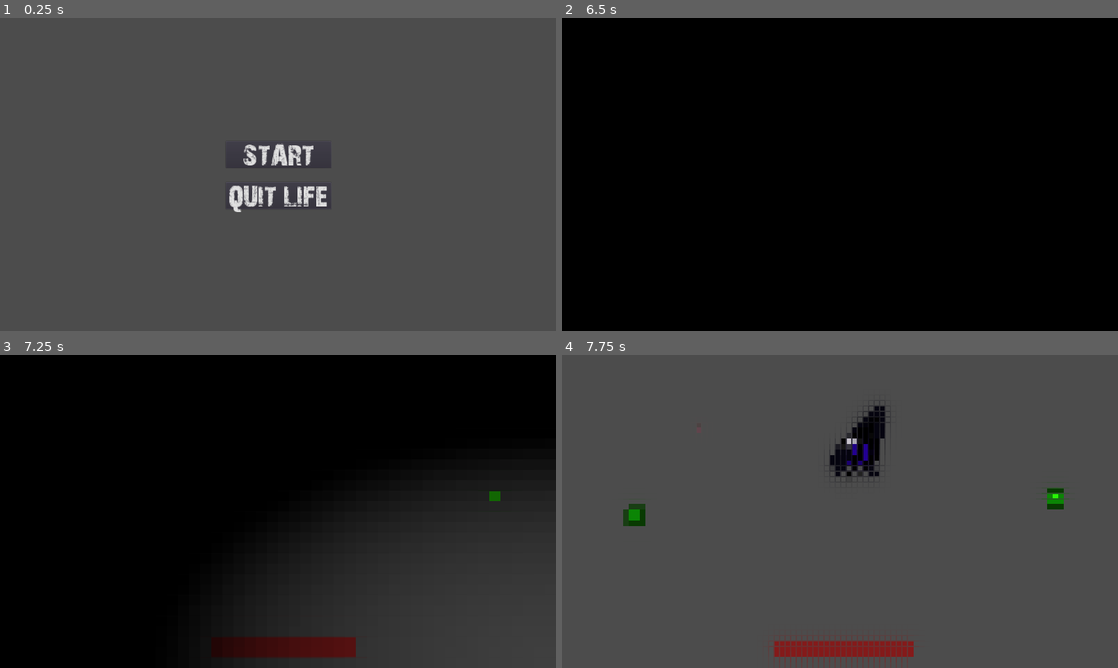
Above: before the commit, frames 1-4 (two rows, left to right).
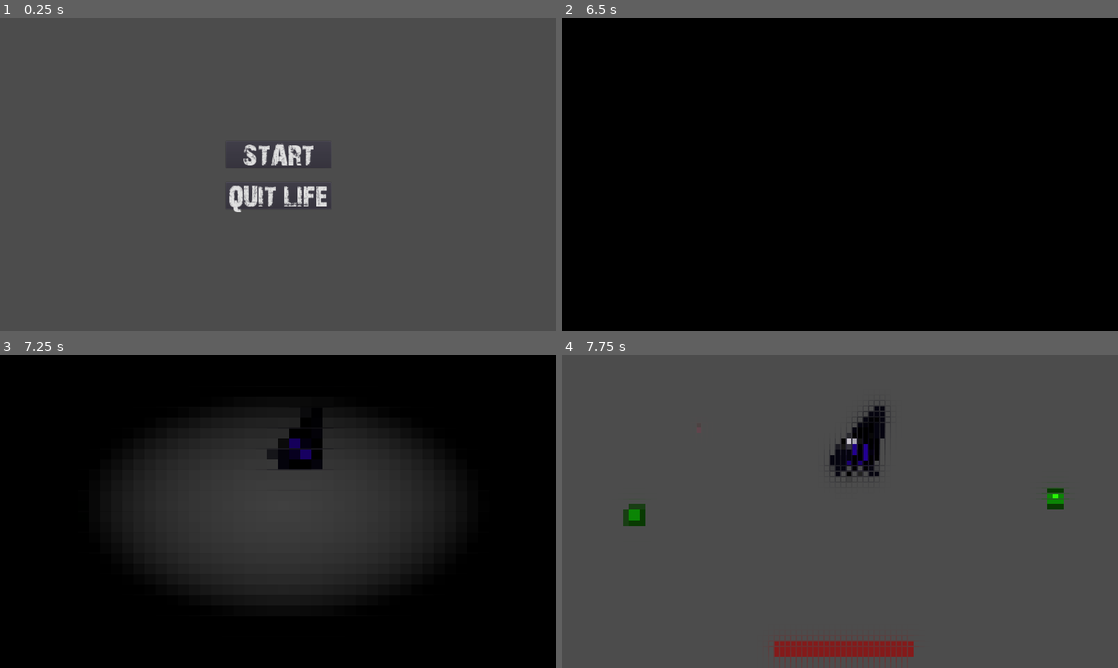
Above: after the commit, the same moments.

Repository: LadyVolk/The-Modern-Triad
Game: Godot game, scene res://Infra/Menu.tscn
Same seed, same stepped clock (60 frames per second), same inputs: the game is played once before the commit and once after it. The engine's default icon, where the game draws it, is replaced by a stand-in: a white triangle on a blue panel in a dark square. Sound files missing from this copy of the repository are replaced by a short silence.
Inputs (mouse positions are in pixels of both pictures, inside the frame that each line leads up to):
- Up to frame 1 (0.25 s): no input
- Up to frame 2 (6.5 s): click "START" at 0.5 s; move the mouse to (962, 158) at 1.27 s; hold D (player_right) 1.28-2.03 s; hold Right mouse button (melee_attack) 1.28-2.03 s; move the mouse to (728, 190) at 2.02 s; hold S (player_down) 2.03-2.78 s; tap Space (player_dash) at 2.1 s; move the mouse to (895, 105) at 2.77 s; press the mouse at (895, 105) at 2.78 s; hold D (player_right) 2.78-3.53 s; move the mouse to (812, 237) at 3.52 s; release the mouse at (812, 237) at 3.53 s; hold W (player_up) 3.53-4.28 s; right-click (812, 237) at 3.6 s; move the mouse to (1006, 221) at 4.27 s; hold Space (player_dash) 4.28-5.03 s; hold A (player_left) 4.28-5.78 s; move the mouse to (673, 127) at 5.02 s; click (673, 127) at 5.1 s; move the mouse to (867, 174) at 5.77 s; hold S (player_down) from 5.78 s (still down); hold Right mouse button (melee_attack) from 5.78 s (still down)
- Up to frame 3 (7.25 s): tap Enter at 6.5 s; move the mouse to (194, 433) at 6.52 s; release S (player_down) at 6.53 s; release Right mouse button (melee_attack) at 6.53 s; hold D (player_right) from 6.53 s (still down); tap Space (player_dash) at 6.6 s
- Up to frame 4 (7.75 s): move the mouse to (962, 495) at 7.27 s; release D (player_right) at 7.28 s; press the mouse at (962, 495) at 7.28 s; hold W (player_up) from 7.28 s (still down)

Frames 1-2 are identical in both runs. In frame 3, 40% of the frame differs, in the area x 22-100%, y 20-100%; in frame 4, nothing differs.

Commit message:
finished transition for depression

Diff:
--- a/game/Bosses/Depression/Level.tscn
+++ b/game/Bosses/Depression/Level.tscn
@@ -31,13 +31,12 @@
 
 }"
 
-[sub_resource type="ShaderMaterial" id=5]
-shader = SubResource( 6 )
-shader_param/amount = null
+[sub_resource type="ShaderMaterial" id=4]
+shader = SubResource( 3 )
+shader_param/amount = 1.0
 shader_param/noise_texture = ExtResource( 7 )
 
-[sub_resource type="Animation" id=3]
-resource_name = "PixelEffect"
+[sub_resource type="Animation" id=5]
 tracks/0/type = "value"
 tracks/0/path = NodePath(".:material:shader_param/rangex")
 tracks/0/interp = 1
@@ -156,9 +155,7 @@
 layer = 2
 
 [node name="FadeIn" type="ColorRect" parent="Shaders"]
-material = SubResource( 5 )
-anchor_right = 1.0
-anchor_bottom = 1.0
+material = SubResource( 4 )
 margin_right = 1920.0
 margin_bottom = 1080.0
 color = Color( 0.0196078, 0.0196078, 0.0196078, 1 )
@@ -177,6 +174,6 @@
 }
 
 [node name="AnimationPlayer" type="AnimationPlayer" parent="Shaders/Pixel"]
-anims/PixelEffect = SubResource( 3 )
+anims/PixelEffect = SubResource( 5 )
 [connection signal="timeout" from="SpeedBoostTimer" to="." method="_on_SpeedBoostTimer_timeout"]
 [connection signal="animation_finished" from="Shaders/Pixel/AnimationPlayer" to="." method="_on_AnimationPlayer_animation_finished"]
Not shown: 1 places in game/Bosses/Depression/Level.tscn that only renumber resources
